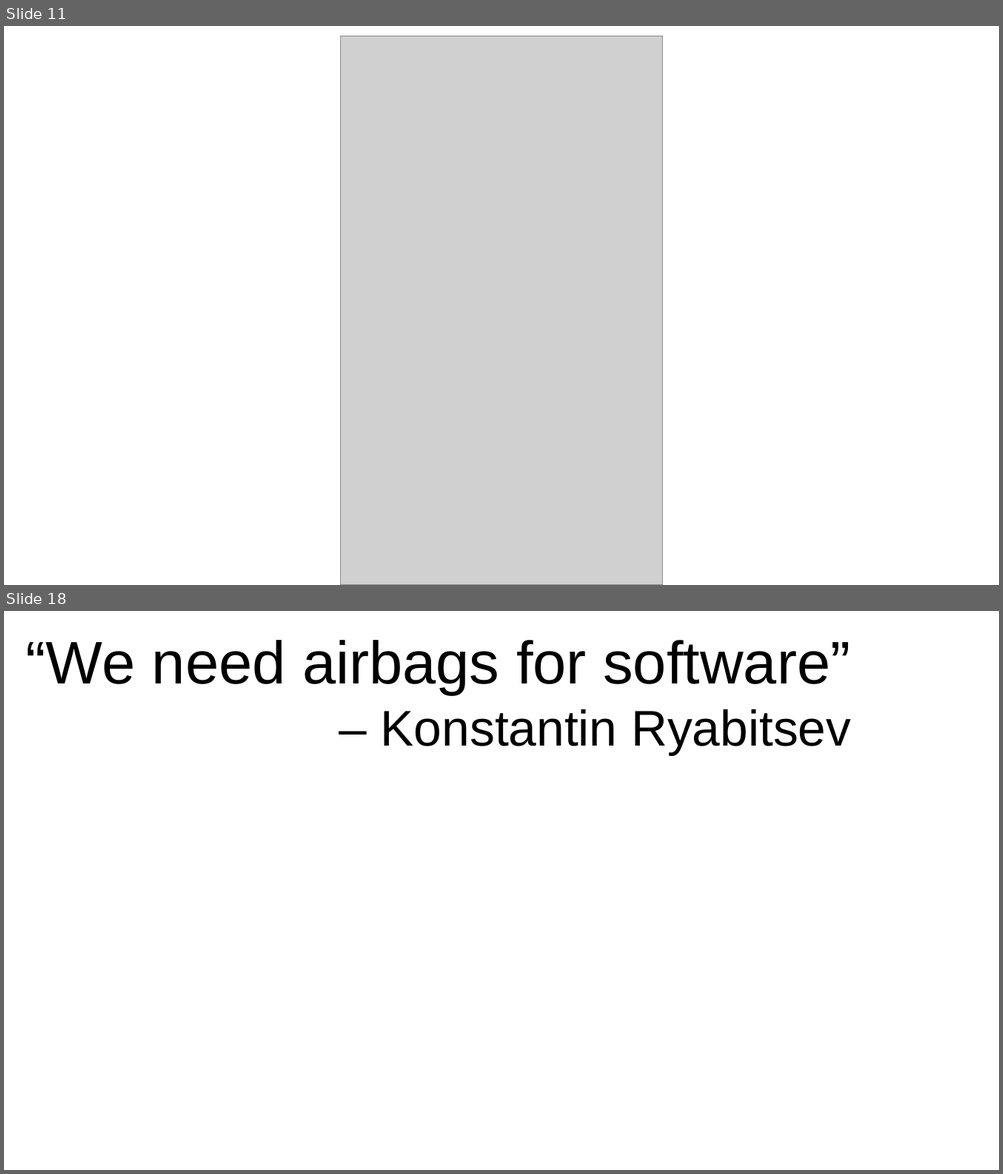
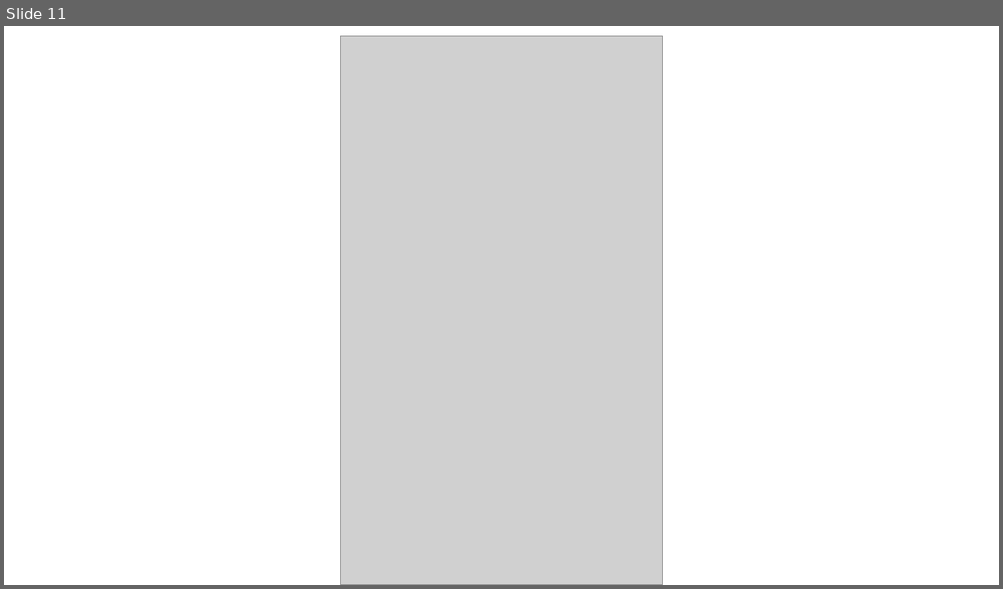
Before and after one commit to gregkh/kernel-development, a slide deck: kernel-development-16x9.odp. Shown one above the other, each under a label of ours: slides 11 and 18 before the commit, slide 11 after it; the slides between them are not shown. The pictures are 1003x1174 and 1003x589 pixels, drawn with LibreOffice and Linux fonts; fonts in the diff are those of the drawing; grey boxes stand for pictures. Boxes give left, top, right and bottom in pixels: in the first picture for what was removed or moved away, otherwise in the second. Text is boxed around its words. In the diff, an @@ line names an element or a change of style, - is before the commit and + after.

```diff
--- a/kernel-development-16x9.odp
+++ b/kernel-development-16x9.odp
@@ slide 18 removed at (4, 611, 999, 1170), background #FFFFFF @@
@@ text removed at (26, 640, 851, 755) @@
-“We need airbags for software”
-– Konstantin Ryabitsev
```
Also in this commit, not shown: 10 slides changed, 1 slide added, 2 other files.
